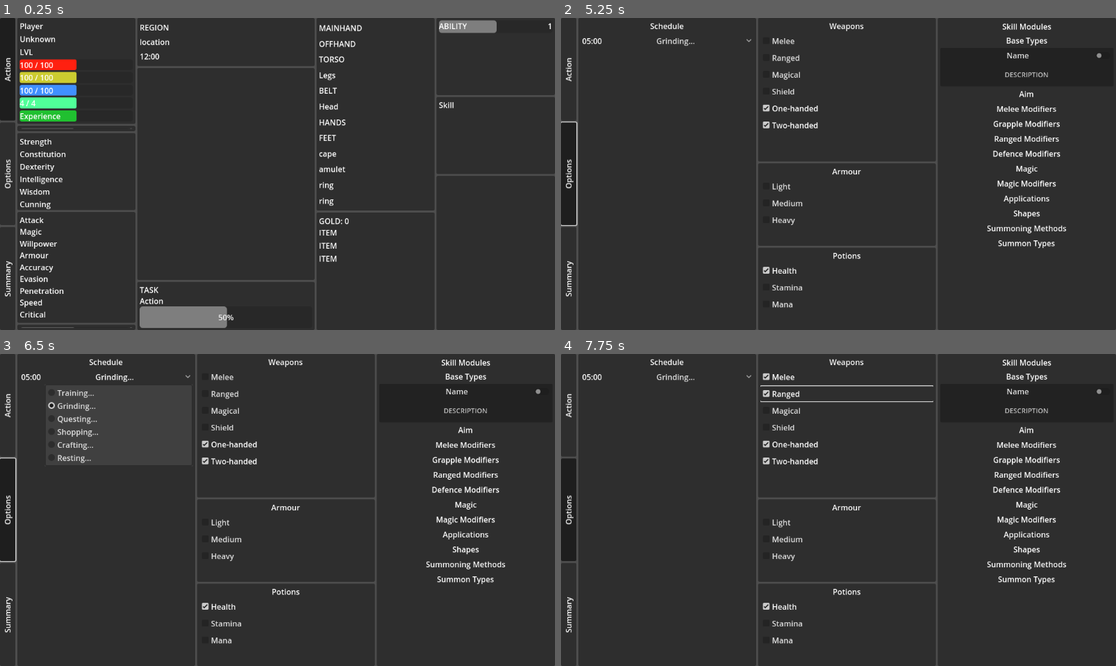
Above: before the commit, frames 1-4 (two rows, left to right).
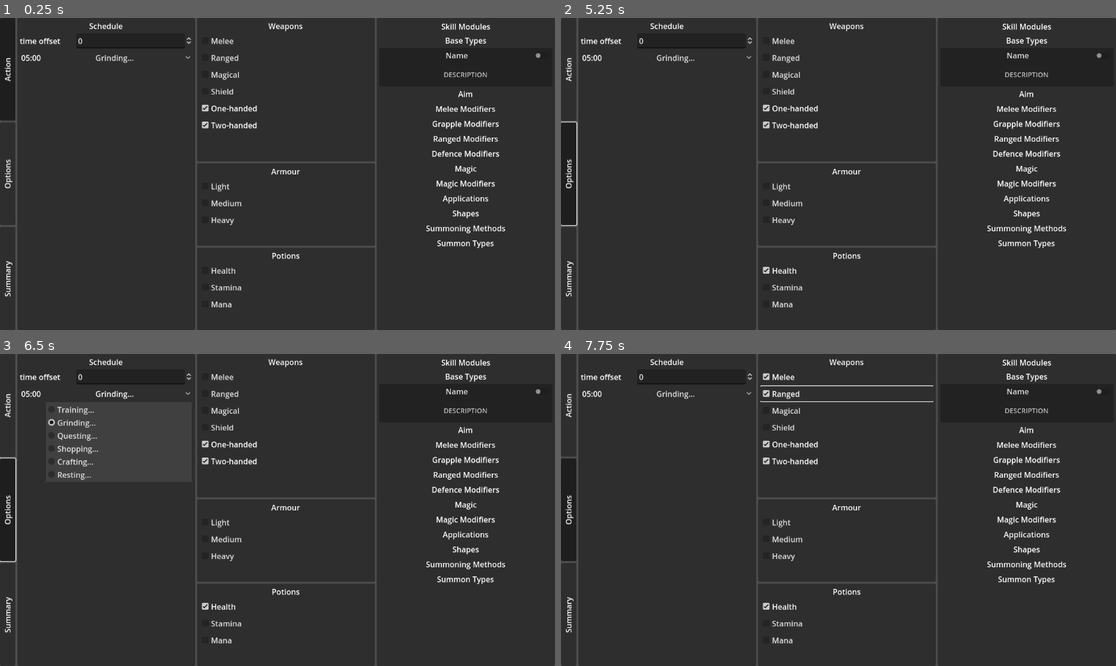
Above: after the commit, the same moments.

Repository: V-ktor/RNG-quest
Game: Godot game, scene res://gui/main.tscn
Same seed, same stepped clock (60 frames per second), same inputs: the game is played once before the commit and once after it. This scene is started directly instead of the project's main scene.
Inputs:
- Up to frame 1 (0.25 s): no input
- Up to frame 2 (5.25 s): click "Action" at 0.5 s; click "Summary" at 1.25 s; click "Action" at 2 s; click "Summary" at 2.75 s; click "Action" at 3.5 s; click "Summary" at 4.25 s; click "Options" at 5 s
- Up to frame 3 (6.5 s): click "Grinding..." at 5.75 s
- Up to frame 4 (7.75 s): click "Melee" at 6.5 s; click "Ranged" at 7.25 s

The runs differ from the first frame. In frame 1, 11% of the frame differs, in the area x 3-100%, y 0-100%; in frame 2, 0.4%; in frame 3, 1.1%; in frame 4, 0.4%.
Error before the commit: Invalid access to property or key 'valid_weapon_subtypes' on a base object of type 'Nil'. (res://gui/main.gd:3279)
Error after the commit: Invalid access to property or key 'valid_weapon_subtypes' on a base object of type 'Nil'. (res://gui/main.gd:3284)

Commit message:
Added ability to change the sleeping time.

Diff:
--- a/gui/main.gd
+++ b/gui/main.gd
@@ -130,6 +130,7 @@
 var equipment_update:= false
 var inventory_update:= false
 var status_update:= false
+var time_offset:= 0
 
 @warning_ignore("shadowed_global_identifier")
 @onready var log:= $HBoxContainer/VBoxContainer2/Log/RichTextLabel
@@ -862,7 +863,7 @@
 func get_task_ID() -> int:
 	var time_zone:= Time.get_time_zone_from_system()
 	var data:= Time.get_time_dict_from_unix_time(int(current_time + 60*time_zone.bias))
-	var hour: int = data.hour
+	var hour: int = posmod(data.hour + time_offset, 24)
 	var index:= timetable.size()
 	for i in range(timetable.size()-1,-1,-1):
 		if timetable.keys()[i]>=hour && i<=index:
@@ -2896,7 +2897,7 @@
 			button = $HBoxContainer/VBoxContainer5/Timetable/ScrollContainer/VBoxContainer1/HBoxContainer0.duplicate(14)
 			button.name = "HBoxContainer"+str(i)
 			$HBoxContainer/VBoxContainer5/Timetable/ScrollContainer/VBoxContainer1.add_child(button)
-		button.get_node("Label").text = str(time).pad_zeros(2) + ":00"
+		button.get_node("Label").text = str(posmod(time + time_offset, 24)).pad_zeros(2) + ":00"
 		if !button.get_node("OptionButton").is_connected("item_selected", Callable(self, "_set_timetable")):
 			button.get_node("OptionButton").connect("item_selected", Callable(self, "_set_timetable").bind(i))
 		if timetable.has(time):
@@ -3251,6 +3252,10 @@
 	else:
 		disabled_skill_modules.push_back(type)
 
+func _set_time_offset(value: int):
+	time_offset = value
+	update_timetable()
+
 
 func _notification(what: int):
 	if what==NOTIFICATION_WM_CLOSE_REQUEST:
--- a/gui/main.tscn
+++ b/gui/main.tscn
@@ -151,6 +151,7 @@
 vertical_alignment = 1
 
 [node name="VBoxContainer1" type="VBoxContainer" parent="HBoxContainer"]
+visible = false
 clip_contents = true
 layout_mode = 2
 size_flags_horizontal = 3
@@ -541,6 +542,7 @@
 horizontal_alignment = 2
 
 [node name="VBoxContainer2" type="VBoxContainer" parent="HBoxContainer"]
+visible = false
 clip_contents = true
 layout_mode = 2
 size_flags_horizontal = 3
@@ -641,6 +643,7 @@
 value = 50.0
 
 [node name="VBoxContainer3" type="VBoxContainer" parent="HBoxContainer"]
+visible = false
 clip_contents = true
 layout_mode = 2
 size_flags_horizontal = 3
@@ -854,6 +857,7 @@
 autowrap_mode = 3
 
 [node name="VBoxContainer4" type="VBoxContainer" parent="HBoxContainer"]
+visible = false
 clip_contents = true
 layout_mode = 2
 size_flags_horizontal = 3
@@ -960,7 +964,6 @@
 scroll_following = true
 
 [node name="VBoxContainer5" type="VBoxContainer" parent="HBoxContainer"]
-visible = false
 clip_contents = true
 layout_mode = 2
 size_flags_horizontal = 3
@@ -994,6 +997,21 @@
 text = "SCHEDULE"
 horizontal_alignment = 1
 vertical_alignment = 1
+
+[node name="HBoxContainer" type="HBoxContainer" parent="HBoxContainer/VBoxContainer5/Timetable/ScrollContainer/VBoxContainer1"]
+layout_mode = 2
+theme_override_constants/separation = 32
+
+[node name="Label" type="Label" parent="HBoxContainer/VBoxContainer5/Timetable/ScrollContainer/VBoxContainer1/HBoxContainer"]
+layout_mode = 2
+text = "TIME_OFFSET"
+
+[node name="SpinBox" type="SpinBox" parent="HBoxContainer/VBoxContainer5/Timetable/ScrollContainer/VBoxContainer1/HBoxContainer"]
+layout_mode = 2
+size_flags_horizontal = 3
+tooltip_text = "TIME_OFFSET_TOOLTIP"
+min_value = -12.0
+max_value = 12.0
 
 [node name="HBoxContainer0" type="HBoxContainer" parent="HBoxContainer/VBoxContainer5/Timetable/ScrollContainer/VBoxContainer1"]
 layout_mode = 2
@@ -1028,7 +1046,6 @@
 popup/item_5/id = 5
 
 [node name="VBoxContainer6" type="VBoxContainer" parent="HBoxContainer"]
-visible = false
 clip_contents = true
 layout_mode = 2
 size_flags_horizontal = 3
@@ -1166,7 +1183,6 @@
 text = "MANA"
 
 [node name="VBoxContainer7" type="VBoxContainer" parent="HBoxContainer"]
-visible = false
 clip_contents = true
 layout_mode = 2
 size_flags_horizontal = 3
@@ -1378,6 +1394,7 @@
 [connection signal="pressed" from="HBoxContainer/Buttons/Button0" to="." method="show_action"]
 [connection signal="pressed" from="HBoxContainer/Buttons/Button1" to="." method="show_options"]
 [connection signal="pressed" from="HBoxContainer/Buttons/Button2" to="." method="show_summary"]
+[connection signal="value_changed" from="HBoxContainer/VBoxContainer5/Timetable/ScrollContainer/VBoxContainer1/HBoxContainer/SpinBox" to="." method="_set_time_offset"]
 [connection signal="toggled" from="HBoxContainer/VBoxContainer6/WeaponPreference/VBoxContainer1/CheckBox0" to="." method="_toggle_weapon_type" binds= ["melee"]]
 [connection signal="toggled" from="HBoxContainer/VBoxContainer6/WeaponPreference/VBoxContainer1/CheckBox1" to="." method="_toggle_weapon_type" binds= ["ranged"]]
 [connection signal="toggled" from="HBoxContainer/VBoxContainer6/WeaponPreference/VBoxContainer1/CheckBox2" to="." method="_toggle_weapon_type" binds= ["magic"]]
--- a/translations/ui.csv
+++ b/translations/ui.csv
@@ -310,3 +310,5 @@
 CRAFTING_TOOLTIP,"Craft new equipment using collected materials. Crafting gives ability EXP for crafting abilities. Proceed with shopping or grinding if you have no materials left."
 RESTING_TOOLTIP,"Chance to receive a long lasting blessing by praying."
 SLEEPING_TOOLTIP,"Sleep is essential. Make sure to sleep long enough and to stay healthy! 7 to 9 hours per day recommended."
+TIME_OFFSET,time offset
+TIME_OFFSET_TOOLTIP,"Offsets the sleeping time of the character, e.g. with a value of 2 your character goes to bed at 1 am instead the default 23 pm."
Binary file changed: translations/ui.en.translation
